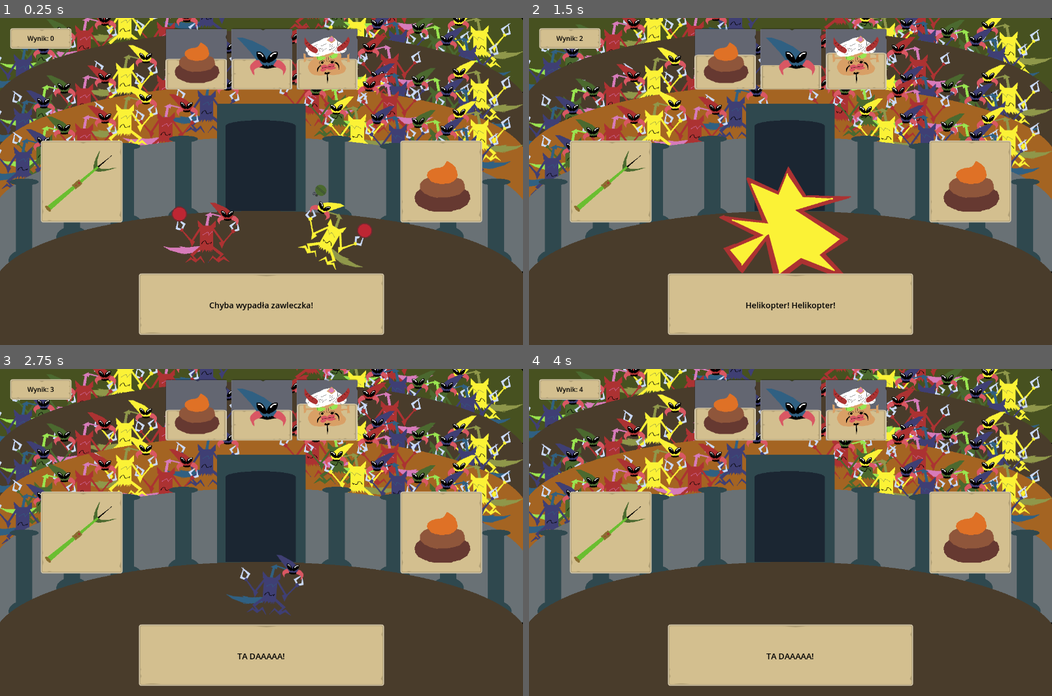
Above: before the commit, frames 1-4 (two rows, left to right).
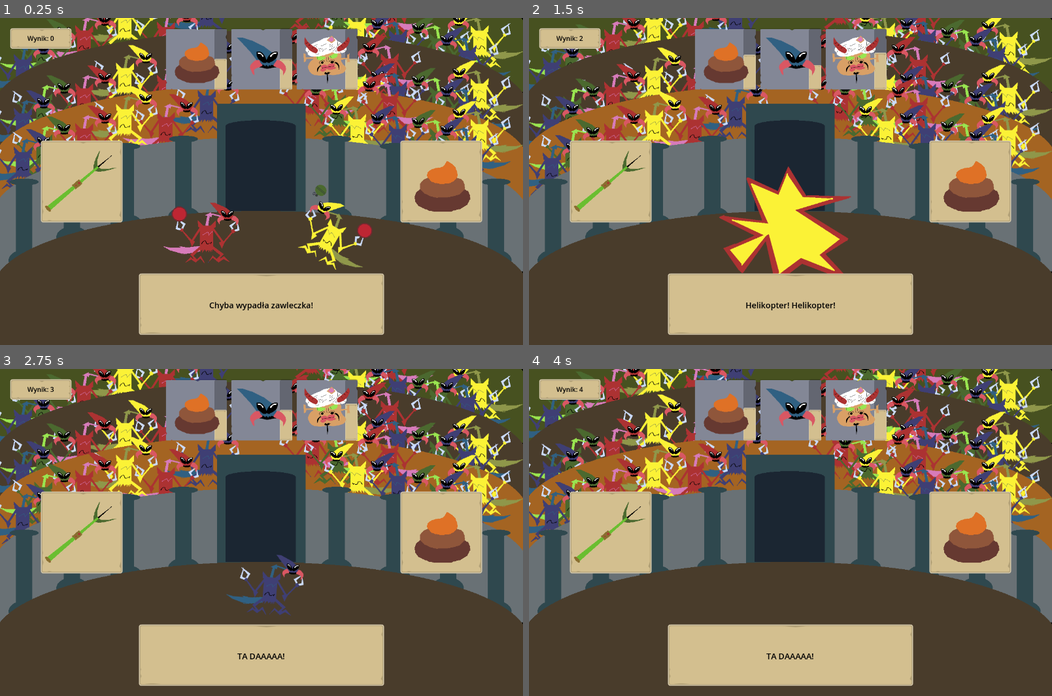
Above: after the commit, the same moments.

Repository: P1X-in/space-tricks
Game: Godot game, scene res://scenes/main.tscn
The game is run twice, just before and just after one commit, with the same random seed, the same clock (stepped at 60 frames per second) and the same inputs.
Inputs (mouse positions are in pixels of both pictures, inside the frame that each line leads up to):
- Up to frame 1 (0.25 s): no input
- Up to frame 2 (1.5 s): tap Enter at 0.5 s; move the mouse to (905, 165) at 0.52 s; hold Right (ui_right) 0.53-1.28 s; tap F at 0.6, 1.35 s; move the mouse to (685, 197) at 1.27 s; hold Left (ui_left) from 1.28 s (still down)
- Up to frame 3 (2.75 s): move the mouse to (313, 460) at 2.02 s; release Left (ui_left) at 2.03 s; hold Right (ui_right) from 2.03 s (still down); tap F at 2.1 s
- Up to frame 4 (4 s): move the mouse to (764, 597) at 2.77 s; tap F at 2.85, 3.6 s; move the mouse to (947, 581) at 3.52 s; release Right (ui_right) at 3.53 s; hold Left (ui_left) from 3.53 s (still down)

The runs differ from the first frame. In frame 1, 3.5% of the frame differs, in the area x 31-69%, y 3-22%; in frame 2, 3.5%; in frame 3, 3.5%; in frame 4, 3.5%.

Commit message:
reverted

Diff:
--- a/scenes/main.tscn
+++ b/scenes/main.tscn
@@ -451,11 +451,6 @@
 zero_message = "Zbankrutowałeś!"
 max_message = "Ogarnęło Cię szaleństwo od nadmiaru bogactw!"
 
-[node name="ProgressBar" parent="board/resources/gold" index="2"]
-offset_left = -75.0
-offset_right = 75.0
-offset_bottom = 225.0
-
 [node name="icon" parent="board/resources/gold" index="3"]
 scale = Vector2(0.8, 0.8)
 texture = ExtResource("16_vcwqo")
@@ -465,11 +460,6 @@
 zero_message = "Wściekły lud rozerwał Cię na strzępy!"
 max_message = "Rozentuzjazmowany lud przejął władzę!"
 
-[node name="ProgressBar" parent="board/resources/happiness" index="2"]
-offset_left = -73.0
-offset_right = 77.0
-offset_bottom = 223.0
-
 [node name="icon" parent="board/resources/happiness" index="3"]
 scale = Vector2(0.8, 0.8)
 texture = ExtResource("12_d2ijk")
@@ -478,11 +468,6 @@
 position = Vector2(160, 100)
 zero_message = "Sułtan umarł z nudów!"
 max_message = "Sułtan dostał zawału serca!"
-
-[node name="ProgressBar" parent="board/resources/boredom" index="2"]
-offset_left = -73.0
-offset_right = 77.0
-offset_bottom = 223.0
 
 [node name="icon" parent="board/resources/boredom" index="3"]
 scale = Vector2(0.6, 0.6)
